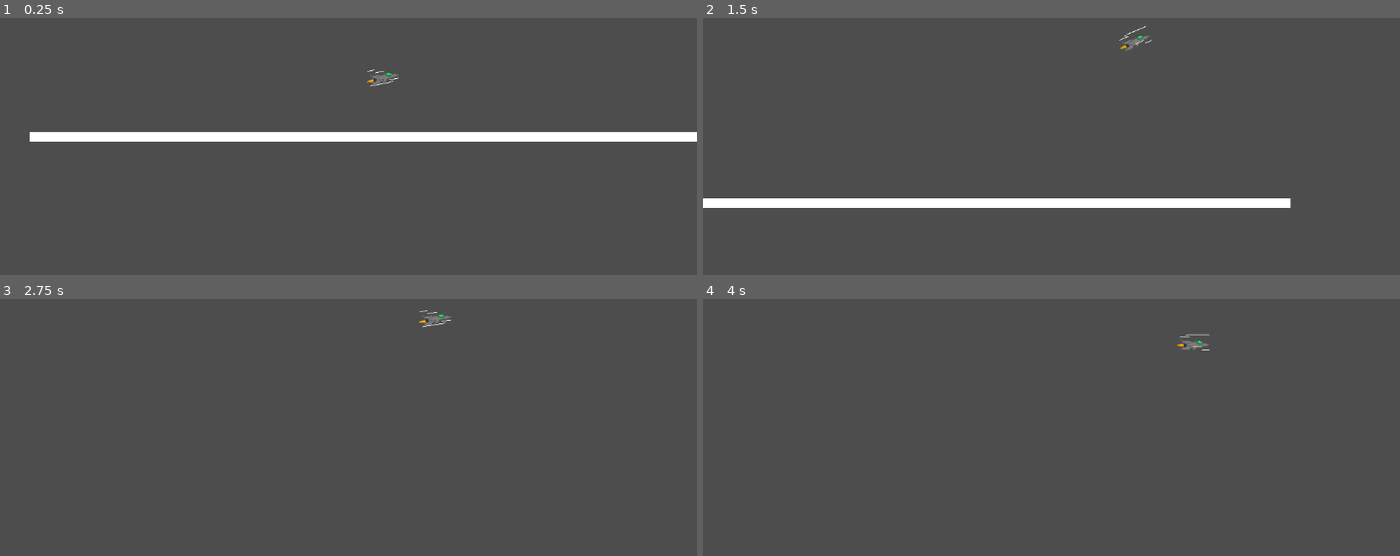
Above: before the commit, frames 1-4 (two rows, left to right).
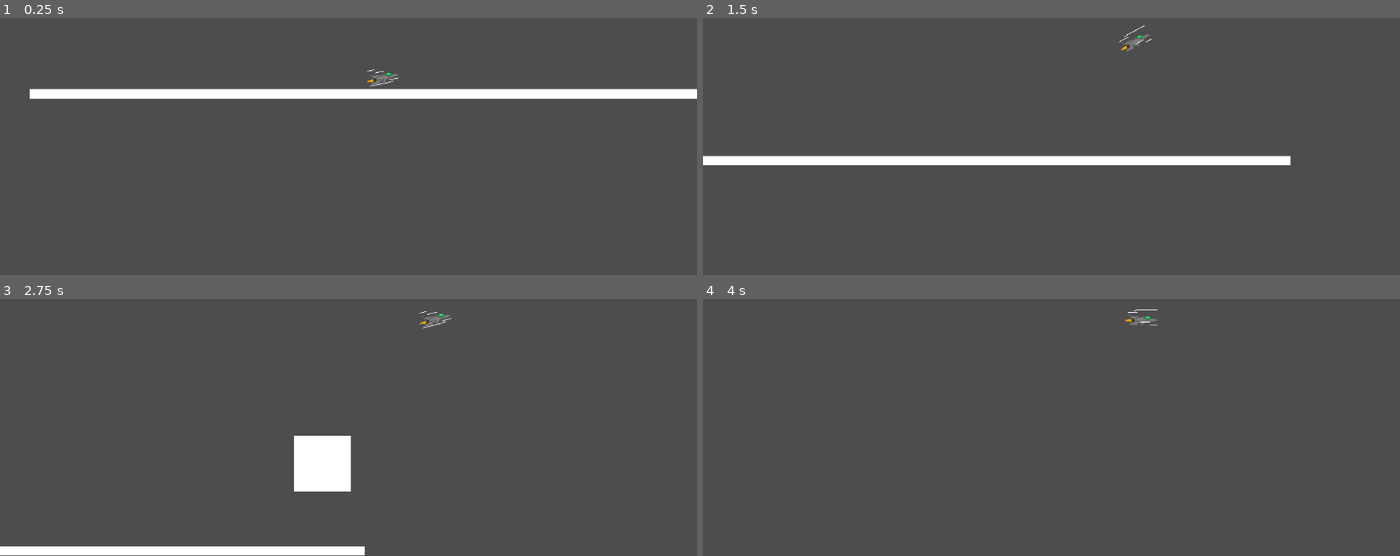
Above: after the commit, the same moments.

Repository: star6fish/DigitalTechInternalInternal
Game: Godot game, scene res://scenes/TestingScene.tscn
Same seed, same stepped clock (60 frames per second), same inputs: the game is played once before the commit and once after it. The project has no main scene, so this scene is started directly.
Inputs:
- Up to frame 1 (0.25 s): no input
- Up to frame 2 (1.5 s): hold Right (ui_right) from 0.53 s (still down); tap Up (ui_up) at 0.77 s
- Up to frame 3 (2.75 s): tap Up (ui_up) at 1.52 s; release Right (ui_right) at 2.03 s; hold Left (ui_left) from 2.03 s (still down)
- Up to frame 4 (4 s): release Left (ui_left) at 2.78 s; hold Right (ui_right) from 2.78 s (still down); tap Up (ui_up) at 3.02, 3.77 s

The runs differ from the first frame. In frame 1, 7.5% of the frame differs, in the area x 4-100%, y 20-49%; in frame 2, 6.4%; in frame 3, 3.8%; in frame 4, 0.2%.

Commit message:
12/06/2024

Diff:
--- /dev/null
+++ b/assets/Area2D.gd
@@ -0,0 +1,11 @@
+extends Area2D
+
+
+# Called when the node enters the scene tree for the first time.
+func _ready():
+	pass # Replace with function body.
+
+
+# Called every frame. 'delta' is the elapsed time since the previous frame.
+func _process(delta):
+	pass
--- a/assets/obstacle.tscn
+++ b/assets/obstacle.tscn
@@ -1,19 +1,23 @@
-[gd_scene load_steps=2 format=3 uid="uid://kownbogt80w6"]
+[gd_scene load_steps=3 format=3 uid="uid://kownbogt80w6"]
+
+[ext_resource type="Script" path="res://scripts/obstacle.gd" id="1_rqp5w"]
 
 [sub_resource type="RectangleShape2D" id="RectangleShape2D_7w6w5"]
-size = Vector2(239.5, 233.5)
+size = Vector2(93.75, 92.75)
 
 [node name="Node2D" type="Node2D"]
+script = ExtResource("1_rqp5w")
 metadata/obstacle = true
 
 [node name="Area2D" type="Area2D" parent="."]
 
 [node name="CollisionShape2D" type="CollisionShape2D" parent="Area2D"]
+position = Vector2(-1, -1)
 shape = SubResource("RectangleShape2D_7w6w5")
 metadata/obstacle = true
 
 [node name="ColorRect" type="ColorRect" parent="Area2D"]
-offset_left = -119.0
-offset_top = -116.0
-offset_right = 119.0
-offset_bottom = 116.0
+offset_left = -48.0
+offset_top = -47.0
+offset_right = 46.0
+offset_bottom = 45.0
--- a/scenes/TestingScene.tscn
+++ b/scenes/TestingScene.tscn
@@ -1,6 +1,7 @@
-[gd_scene load_steps=4 format=3 uid="uid://k6nq41vrrsrx"]
+[gd_scene load_steps=5 format=3 uid="uid://k6nq41vrrsrx"]
 
 [ext_resource type="PackedScene" uid="uid://c1wlff68hwr0h" path="res://assets/Player.tscn" id="1_86ifi"]
+[ext_resource type="Script" path="res://scripts/TestingScene.gd" id="1_qlakw"]
 [ext_resource type="PackedScene" uid="uid://kownbogt80w6" path="res://assets/obstacle.tscn" id="2_p6737"]
 
 [sub_resource type="RectangleShape2D" id="RectangleShape2D_y65k5"]
@@ -8,8 +9,11 @@
 
 [node name="Node2D" type="Node2D"]
 position = Vector2(420, 512)
+script = ExtResource("1_qlakw")
+ObstacleScene = ExtResource("2_p6737")
 
 [node name="CharacterBody2D" parent="." instance=ExtResource("1_86ifi")]
+position = Vector2(0, 71)
 
 [node name="StaticBody2D" type="StaticBody2D" parent="."]
 
@@ -24,6 +28,3 @@
 offset_bottom = 122.0
 scale = Vector2(43.468, 0.440001)
 metadata/_edit_use_anchors_ = true
-
-[node name="Node2D" parent="." instance=ExtResource("2_p6737")]
-position = Vector2(4531, -143)
--- /dev/null
+++ b/scripts/TestingScene.gd
@@ -0,0 +1,25 @@
+extends Node2D
+
+@export var ObstacleScene: PackedScene
+
+var obstacleCoolDown = false
+
+func _spawn_obstacle():
+
+	obstacleCoolDown = true
+	var Obstacle = ObstacleScene.instantiate()
+
+	Obstacle.position.x = $CharacterBody2D.position.x + 2000
+	Obstacle.position.y = -50
+
+	add_child(Obstacle)
+
+# Called when the node enters the scene tree for the first time.
+func _ready():
+	pass # Replace with function body.
+
+# Called every frame. 'delta' is the elapsed time since the previous frame.
+func _process(delta):
+
+	if obstacleCoolDown == false:
+		_spawn_obstacle()
--- /dev/null
+++ b/scripts/obstacle.gd
@@ -0,0 +1,10 @@
+extends Node2D
+
+# Called when the node enters the scene tree for the first time.
+func _ready():
+	pass # Replace with function body.
+
+
+# Called every frame. 'delta' is the elapsed time since the previous frame.
+func _process(delta):
+	position.x -= 500 * delta
